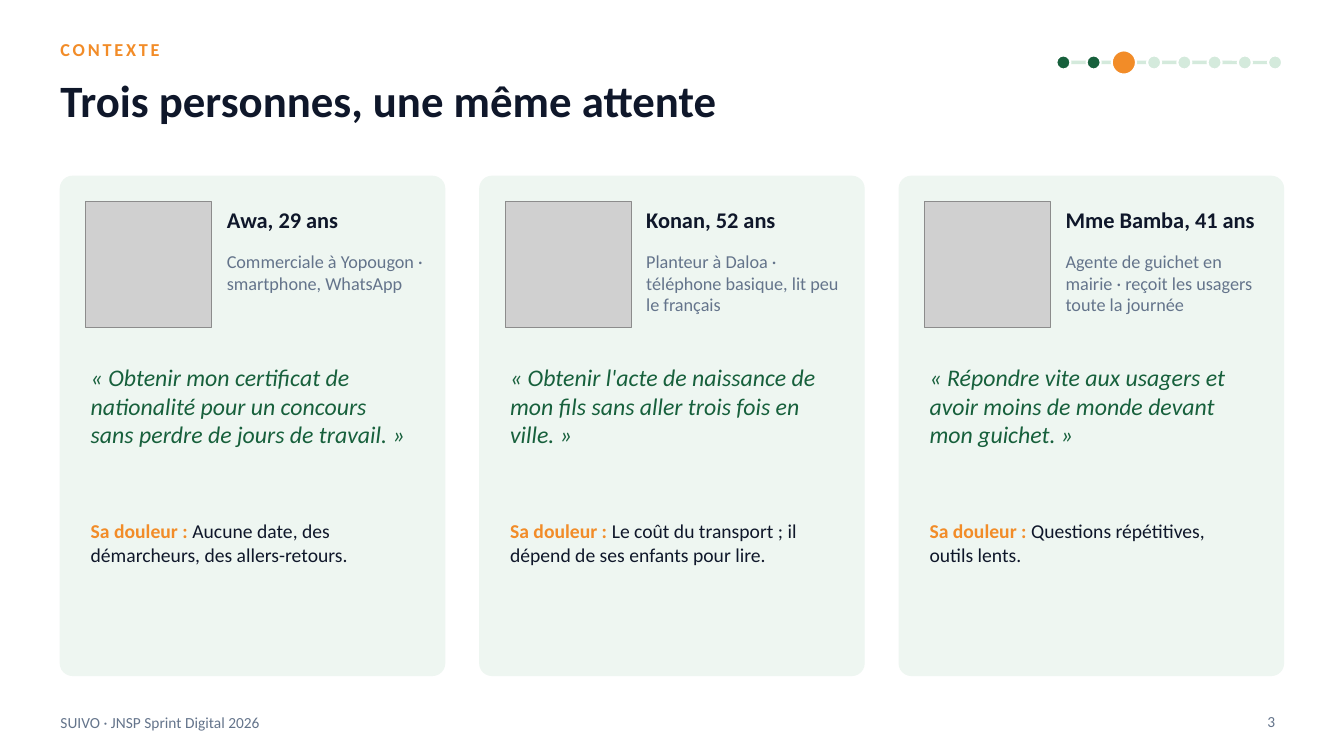
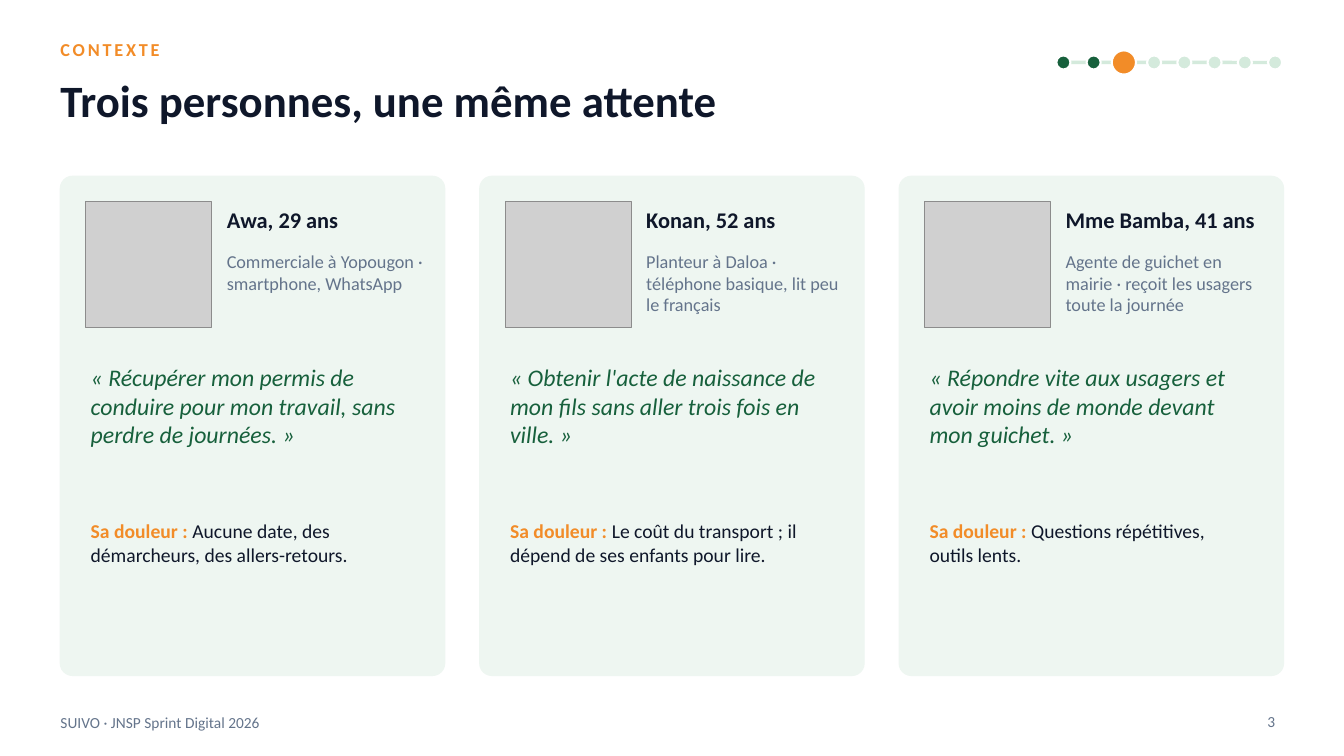
Before and after one commit to karl94/blog, a slide deck: slide 3 of jnsp-sprint-digital/08-pitch-deck/SUIVO-pitch-illustre.pptx. Drawn at 1344x756 pixels with LibreOffice and Linux fonts; fonts in the diff are those of the drawing; grey boxes stand for pictures. Boxes give left, top, right and bottom in pixels: in the first picture for what was removed or moved away, otherwise in the second. Text is boxed around its words. In the diff, an @@ line names an element or a change of style, - is before the commit and + after.

```diff
--- a/jnsp-sprint-digital/08-pitch-deck/SUIVO-pitch-illustre.pptx
+++ b/jnsp-sprint-digital/08-pitch-deck/SUIVO-pitch-illustre.pptx
@@ text at box(91, 369, 395, 447): text changed @@
-« Obtenir mon certificat de nationalité pour un concours sans perdre de jours de travail. »
+« Récupérer mon permis de conduire pour mon travail, sans perdre de journées. »
```
Also in this commit, not shown: 17 other files.
